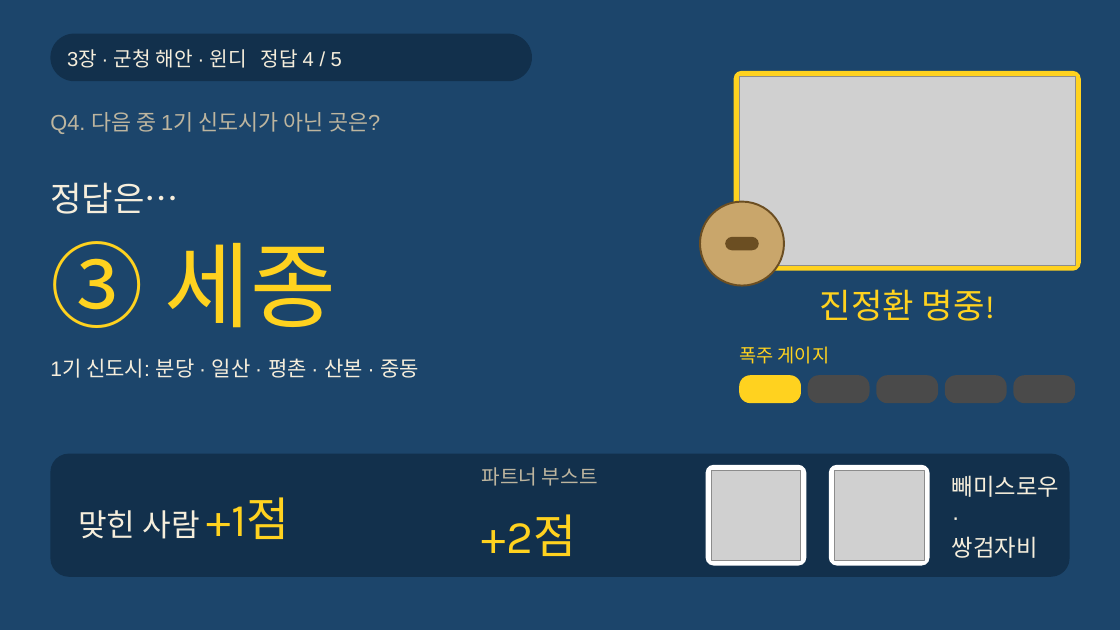
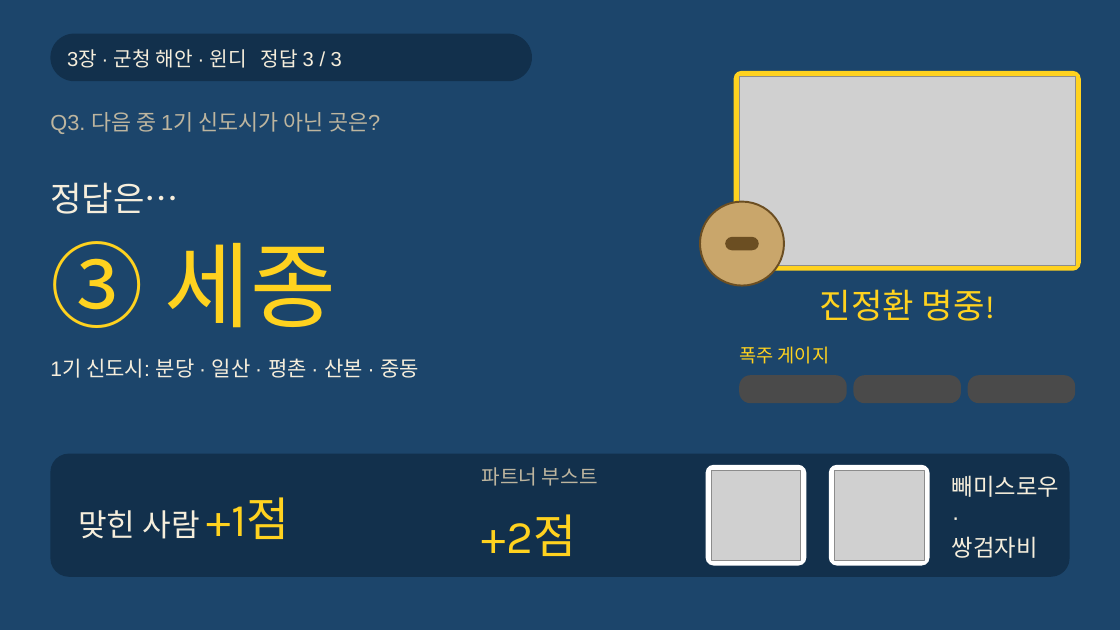
Before and after one commit to choivoo/-, a slide deck: slide 47 of 레전드_히스이_대모험_주거와도시.pptx (slide 61 before the commit). Drawn at 1120x630 pixels with LibreOffice and Linux fonts; fonts in the diff are those of the drawing; grey boxes stand for pictures. Boxes give left, top, right and bottom in pixels: in the first picture for what was removed or moved away, otherwise in the second. Text is boxed around its words. In the diff, an @@ line names an element or a change of style, - is before the commit and + after.

```diff
--- a/레전드_히스이_대모험_주거와도시.pptx
+++ b/레전드_히스이_대모험_주거와도시.pptx
@@ text at <box>67,49,342,68</box>: text changed @@
-3장 · 군청 해안 · 윈디 정답 4 / 5
+3장 · 군청 해안 · 윈디 정답 3 / 3
@@ text at <box>50,112,380,134</box>: text changed @@
-Q4. 다음 중 1기 신도시가 아닌 곳은?
+Q3. 다음 중 1기 신도시가 아닌 곳은?
@@ rounded rectangle: place and size @@
-rounded rectangle at <box>808,375,869,403</box>
+rounded rectangle at <box>739,375,847,403</box>
@@ rounded rectangle removed at <box>739,375,801,403</box> @@
@@ rounded rectangle: place and size @@
-rounded rectangle at <box>876,375,938,403</box>
+rounded rectangle at <box>853,375,961,403</box>
@@ rounded rectangle removed at <box>945,375,1006,403</box> @@
@@ rounded rectangle: place and size @@
-rounded rectangle at <box>1014,375,1075,403</box>
+rounded rectangle at <box>968,375,1075,403</box>
```
Also in this commit, not shown: 46 other slides changed, 29 slides removed.
